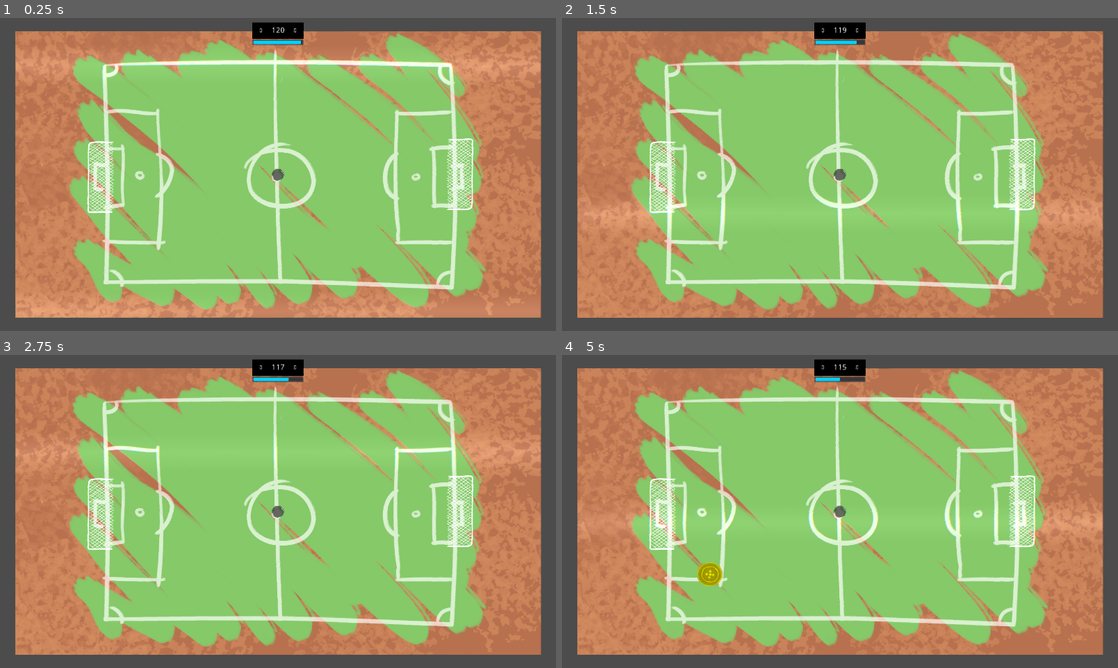
Above: before the commit, frames 1-4 (two rows, left to right).
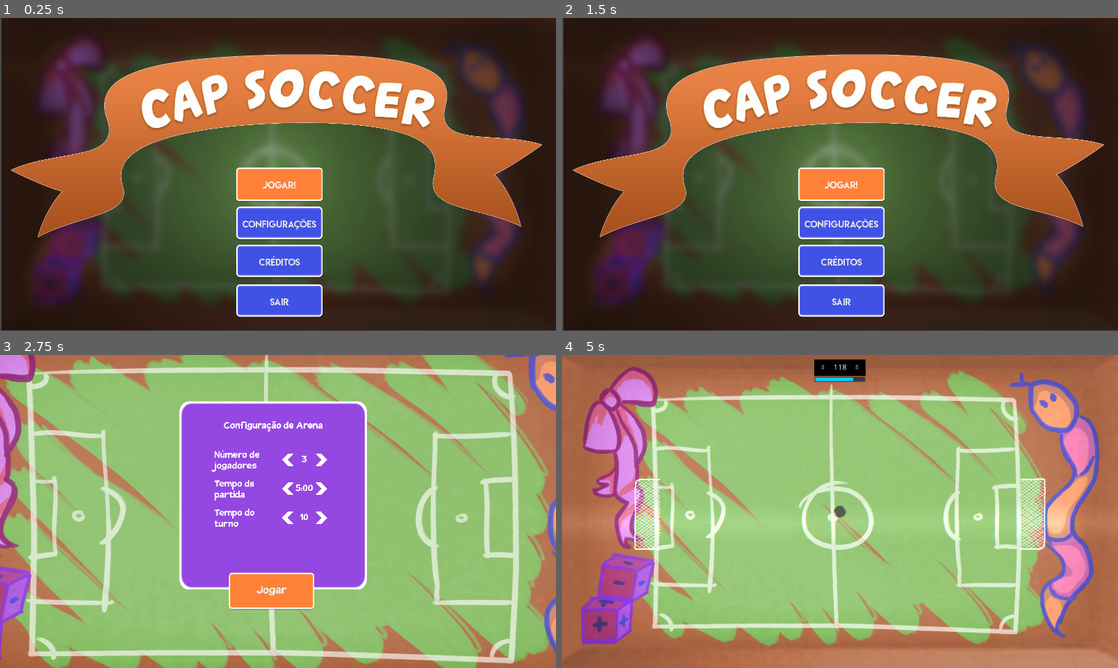
Above: after the commit, the same moments.

Repository: wendeljeske20/CapSoccer
Game: Godot game, scene res://Scenes/Menu.tscn
The game is run twice, just before and just after one commit, with the same random seed, the same clock (stepped at 60 frames per second) and the same inputs. Before the commit the project starts from res://Scenes/Match.tscn.
Inputs (mouse positions are in pixels of both pictures, inside the frame that each line leads up to):
- Up to frame 1 (0.25 s): no input
- Up to frame 2 (1.5 s): click (840, 224) at 0.5 s, where only the run after the commit has a clickable "Configurações"; click (623, 290) at 1.25 s, where only the run after the commit has a clickable "Voltar"
- Up to frame 3 (2.75 s): click (278, 520) at 2 s, where only the run after the commit has a clickable "Jogar!"
- Up to frame 4 (5 s): click (834, 592) at 2.75 s, where only the run after the commit has a clickable "Jogar"

The runs differ from the first frame. In frame 1, 99% of the frame differs, in the area x 0-100%, y 0-100%; in frame 2, 99%; in frame 3, 73%; in frame 4, 43%.
Error in both runs: Attempt to call function 'add_child' in base 'null instance' on a null instance. (res://Scripts/Player.gd:34)

Commit message:
Changing all screen. BETA ON THE WAY

Diff:
--- /dev/null
+++ b/ButtonArrowTheme.tres
@@ -0,0 +1,36 @@
+[gd_resource type="Theme" load_steps=7 format=2]
+
+[ext_resource path="res://Sprites/seta-c-sombra.png" type="Texture" id=1]
+
+[sub_resource type="StyleBoxTexture" id=1]
+texture = ExtResource( 1 )
+region_rect = Rect2( 0, 0, 48, 52 )
+
+[sub_resource type="StyleBoxTexture" id=2]
+texture = ExtResource( 1 )
+region_rect = Rect2( 0, 0, 48, 52 )
+
+[sub_resource type="StyleBoxTexture" id=3]
+texture = ExtResource( 1 )
+region_rect = Rect2( 0, 0, 48, 52 )
+
+[sub_resource type="StyleBoxTexture" id=4]
+texture = ExtResource( 1 )
+region_rect = Rect2( 0, 0, 48, 52 )
+
+[sub_resource type="StyleBoxTexture" id=5]
+texture = ExtResource( 1 )
+region_rect = Rect2( 0, 0, 48, 52 )
+
+[resource]
+Button/colors/font_color = Color( 0.878431, 0.878431, 0.878431, 1 )
+Button/colors/font_color_disabled = Color( 0.9, 0.9, 0.9, 0.2 )
+Button/colors/font_color_hover = Color( 1, 0.701961, 0, 1 )
+Button/colors/font_color_pressed = Color( 1, 0.423529, 0, 1 )
+Button/constants/hseparation = 2
+Button/fonts/font = null
+Button/styles/disabled = SubResource( 1 )
+Button/styles/focus = SubResource( 2 )
+Button/styles/hover = SubResource( 3 )
+Button/styles/normal = SubResource( 4 )
+Button/styles/pressed = SubResource( 5 )
--- /dev/null
+++ b/ButtonTheme.tres
@@ -0,0 +1,35 @@
+[gd_resource type="Theme" load_steps=9 format=2]
+
+[ext_resource path="res://Fonts/LemonMilk.otf" type="DynamicFontData" id=1]
+[ext_resource path="res://Sprites/botao_focado.png" type="Texture" id=2]
+[ext_resource path="res://Sprites/botao_normal.png" type="Texture" id=3]
+[ext_resource path="res://Sprites/botao_pressionado.png" type="Texture" id=4]
+
+[sub_resource type="DynamicFont" id=1]
+size = 30
+font_data = ExtResource( 1 )
+
+[sub_resource type="StyleBoxTexture" id=2]
+texture = ExtResource( 2 )
+region_rect = Rect2( 0, 0, 448, 177 )
+
+[sub_resource type="StyleBoxTexture" id=3]
+texture = ExtResource( 3 )
+region_rect = Rect2( 0, 0, 364, 117 )
+
+[sub_resource type="StyleBoxTexture" id=4]
+texture = ExtResource( 4 )
+region_rect = Rect2( 0, 0, 448, 177 )
+
+[resource]
+Button/colors/font_color = Color( 0.878431, 0.878431, 0.878431, 1 )
+Button/colors/font_color_disabled = Color( 0.9, 0.9, 0.9, 0.2 )
+Button/colors/font_color_hover = Color( 0.941176, 0.941176, 0.941176, 1 )
+Button/colors/font_color_pressed = Color( 1, 1, 1, 1 )
+Button/constants/hseparation = 0
+Button/fonts/font = SubResource( 1 )
+Button/styles/disabled = null
+Button/styles/focus = SubResource( 2 )
+Button/styles/hover = null
+Button/styles/normal = SubResource( 3 )
+Button/styles/pressed = SubResource( 4 )
--- a/Scenes/ArenaSelect.tscn
+++ b/Scenes/ArenaSelect.tscn
@@ -1,11 +1,18 @@
-[gd_scene load_steps=6 format=2]
+[gd_scene load_steps=10 format=2]
 
 [ext_resource path="res://Scripts/ArenaSelect.gd" type="Script" id=1]
 [ext_resource path="res://Sprites/mesa_1.png" type="Texture" id=2]
-[ext_resource path="res://default_theme.tres" type="Theme" id=3]
-[ext_resource path="res://Fonts/dynamicFont.tres" type="DynamicFont" id=4]
+[ext_resource path="res://Sprites/ui_base.png" type="Texture" id=3]
+[ext_resource path="res://ButtonTheme.tres" type="Theme" id=4]
+[ext_resource path="res://Fonts/dynamicFont.tres" type="DynamicFont" id=5]
+[ext_resource path="res://default_theme.tres" type="Theme" id=6]
+[ext_resource path="res://ButtonArrowTheme.tres" type="Theme" id=7]
 
 [sub_resource type="Theme" id=1]
+
+[sub_resource type="StyleBoxTexture" id=2]
+texture = ExtResource( 3 )
+region_rect = Rect2( 0, 0, 380, 363 )
 
 [node name="ArenaSelect" type="Panel"]
 margin_left = 165.774
@@ -21,57 +28,58 @@
 texture = ExtResource( 2 )
 
 [node name="Panel" type="Panel" parent="."]
-self_modulate = Color( 0.00784314, 0.160784, 0.45098, 1 )
 margin_left = 454.226
 margin_top = 2.0
 margin_right = 1101.23
-margin_bottom = 733.0
-theme = ExtResource( 3 )
+margin_bottom = 650.0
+custom_styles/panel = SubResource( 2 )
 
 [node name="PlayButton" type="Button" parent="Panel"]
 anchor_left = 0.5
 anchor_top = 0.5
 anchor_right = 0.5
 anchor_bottom = 0.5
-margin_left = -122.539
-margin_top = 213.235
-margin_right = 127.461
-margin_bottom = 323.235
+margin_left = -153.021
+margin_top = 267.013
+margin_right = 96.979
+margin_bottom = 377.013
+rect_scale = Vector2( 1.18347, 1.18347 )
 rect_pivot_offset = Vector2( 0.5, 0.5 )
-theme = ExtResource( 3 )
-custom_fonts/font = ExtResource( 4 )
+theme = ExtResource( 4 )
+custom_fonts/font = ExtResource( 5 )
 text = "Jogar"
 
 [node name="ArenaLabel" type="Label" parent="Panel"]
-margin_left = 220.0
-margin_top = 49.8373
-margin_right = 445.0
-margin_bottom = 122.837
-custom_fonts/font = ExtResource( 4 )
-text = "Arena"
+margin_top = 50.0
+margin_right = 647.0
+margin_bottom = 123.0
+custom_fonts/font = ExtResource( 5 )
+text = "Configuração de Arena"
 align = 1
 valign = 1
 
 [node name="ArenaLeftButton" type="Button" parent="Panel"]
+visible = false
 margin_left = 180.0
 margin_top = 60.1584
 margin_right = 220.0
 margin_bottom = 103.158
-theme = ExtResource( 3 )
+theme = ExtResource( 6 )
 
 [node name="ArenaRightButton" type="Button" parent="Panel"]
+visible = false
 margin_left = 450.0
 margin_top = 60.1584
 margin_right = 490.0
 margin_bottom = 103.158
-theme = ExtResource( 3 )
+theme = ExtResource( 6 )
 
 [node name="PlayersAmountLabel" type="Label" parent="Panel"]
 margin_left = 120.0
 margin_top = 169.837
 margin_right = 345.0
 margin_bottom = 242.837
-custom_fonts/font = ExtResource( 4 )
+custom_fonts/font = ExtResource( 5 )
 text = "Número de
 jogadores"
 
@@ -80,31 +88,32 @@
 margin_top = 179.516
 margin_right = 459.539
 margin_bottom = 219.516
-theme = ExtResource( 3 )
+theme = ExtResource( 6 )
 text = "3"
 align = 1
 valign = 2
 
 [node name="PlayersAmountLeftButton" type="Button" parent="Panel"]
-margin_left = 350.461
+margin_left = 393.619
 margin_top = 179.516
-margin_right = 390.461
+margin_right = 433.619
 margin_bottom = 222.516
-theme = ExtResource( 3 )
+rect_scale = Vector2( -1, 1 )
+theme = ExtResource( 7 )
 
 [node name="PlayersAmountRightButton" type="Button" parent="Panel"]
 margin_left = 470.0
 margin_top = 179.837
 margin_right = 510.0
 margin_bottom = 222.837
-theme = ExtResource( 3 )
+theme = ExtResource( 7 )
 
 [node name="MatchTimeLabel" type="Label" parent="Panel"]
 margin_left = 120.0
 margin_top = 269.837
 margin_right = 345.0
 margin_bottom = 342.837
-custom_fonts/font = ExtResource( 4 )
+custom_fonts/font = ExtResource( 5 )
 text = "Tempo da
 partida"
 
@@ -113,31 +122,32 @@
 margin_top = 279.837
 margin_right = 461.461
 margin_bottom = 319.837
-theme = ExtResource( 3 )
+theme = ExtResource( 6 )
 text = "5:00"
 align = 1
 valign = 2
 
 [node name="MatchTimeLeftButton" type="Button" parent="Panel"]
-margin_left = 350.461
+margin_left = 393.619
 margin_top = 279.837
-margin_right = 390.461
+margin_right = 433.619
 margin_bottom = 322.837
-theme = ExtResource( 3 )
+rect_scale = Vector2( -1, 1 )
+theme = ExtResource( 7 )
 
 [node name="MatchTimeRightButton" type="Button" parent="Panel"]
 margin_left = 470.461
 margin_top = 279.837
 margin_right = 510.461
 margin_bottom = 322.837
-theme = ExtResource( 3 )
+theme = ExtResource( 7 )
 
 [node name="TurnTimeLabel" type="Label" parent="Panel"]
 margin_left = 120.0
 margin_top = 369.837
 margin_right = 345.0
 margin_bottom = 442.837
-custom_fonts/font = ExtResource( 4 )
+custom_fonts/font = ExtResource( 5 )
 text = "Tempo do
 turno"
 
@@ -146,21 +156,22 @@
 margin_top = 380.516
 margin_right = 459.539
 margin_bottom = 420.516
-theme = ExtResource( 3 )
+theme = ExtResource( 6 )
 text = "10"
 align = 1
 valign = 2
 
 [node name="TurnTimeLeftButton" type="Button" parent="Panel"]
-margin_left = 350.0
+margin_left = 393.158
 margin_top = 379.837
-margin_right = 390.0
+margin_right = 433.158
 margin_bottom = 422.837
-theme = ExtResource( 3 )
+rect_scale = Vector2( -1, 1 )
+theme = ExtResource( 7 )
 
 [node name="TurnTimeRightButton" type="Button" parent="Panel"]
 margin_left = 470.0
 margin_top = 380.516
 margin_right = 510.0
 margin_bottom = 423.516
-theme = ExtResource( 3 )
+theme = ExtResource( 7 )
--- a/Scenes/Configurations.tscn
+++ b/Scenes/Configurations.tscn
@@ -1,12 +1,19 @@
-[gd_scene load_steps=3 format=2]
+[gd_scene load_steps=6 format=2]
 
-[ext_resource path="res://Scenes/Configurations.gd" type="Script" id=1]
-[ext_resource path="res://Fonts/dynamicFont.tres" type="DynamicFont" id=2]
+[ext_resource path="res://Sprites/background.png" type="Texture" id=1]
+[ext_resource path="res://Scripts/Configurations.gd" type="Script" id=2]
+[ext_resource path="res://ButtonTheme.tres" type="Theme" id=3]
+[ext_resource path="res://Fonts/dynamicFont.tres" type="DynamicFont" id=4]
+
+[sub_resource type="StyleBoxTexture" id=1]
+texture = ExtResource( 1 )
+region_rect = Rect2( 0, 0, 3840, 2160 )
 
 [node name="Configurations" type="Panel"]
 margin_right = 1920.0
 margin_bottom = 1080.0
-script = ExtResource( 1 )
+custom_styles/panel = SubResource( 1 )
+script = ExtResource( 2 )
 
 [node name="BackButton" type="Button" parent="."]
 anchor_left = 0.5
@@ -18,5 +25,24 @@
 margin_right = -592.434
 margin_bottom = 457.655
 rect_pivot_offset = Vector2( 0.5, 0.5 )
-custom_fonts/font = ExtResource( 2 )
+theme = ExtResource( 3 )
+custom_fonts/font = ExtResource( 4 )
 text = "Voltar"
+
+[node name="Slider-Music" type="HSlider" parent="."]
+anchor_left = 0.5
+anchor_right = 0.5
+margin_left = -500.0
+margin_top = 268.105
+margin_right = 500.0
+margin_bottom = 385.105
+ticks_on_borders = true
+
+[node name="Slider-Audio" type="HSlider" parent="."]
+anchor_left = 0.5
+anchor_right = 0.5
+margin_left = -500.0
+margin_top = 496.845
+margin_right = 500.0
+margin_bottom = 512.845
+ticks_on_borders = true
--- a/Scenes/Field.tscn
+++ b/Scenes/Field.tscn
@@ -18,7 +18,6 @@
 [node name="Field" type="Node2D"]
 
 [node name="Field" type="RigidBody2D" parent="."]
-editor/display_folded = true
 position = Vector2( 0.307343, 0 )
 mode = 1
 physics_material_override = SubResource( 1 )
@@ -29,57 +28,59 @@
 texture = ExtResource( 1 )
 
 [node name="CollisionShape2D" type="CollisionShape2D" parent="Field"]
-position = Vector2( 0, -277.176 )
+position = Vector2( 0, -252.476 )
 shape = SubResource( 2 )
 
 [node name="CollisionShape2D2" type="CollisionShape2D" parent="Field"]
-position = Vector2( 0, 266.167 )
+position = Vector2( 0, 259.517 )
 shape = SubResource( 2 )
 
 [node name="CollisionShape2D3" type="CollisionShape2D" parent="Field"]
-position = Vector2( 414.618, 187.63 )
+position = Vector2( 382.318, 182.742 )
 rotation = 1.5708
 shape = SubResource( 3 )
 
 [node name="CollisionShape2D5" type="CollisionShape2D" parent="Field"]
-position = Vector2( -407.018, 195.053 )
+position = Vector2( -391.366, 183.6 )
 rotation = 1.5708
 shape = SubResource( 3 )
 
 [node name="CollisionShape2D4" type="CollisionShape2D" parent="Field"]
-position = Vector2( 413.804, -186.137 )
+position = Vector2( 381.504, -171.472 )
 rotation = 1.5708
 shape = SubResource( 3 )
 
 [node name="CollisionShape2D6" type="CollisionShape2D" parent="Field"]
-position = Vector2( -407.832, -179.836 )
+position = Vector2( -392.18, -171.345 )
 rotation = 1.5708
 shape = SubResource( 3 )
 
 [node name="CollisionShape2D7" type="CollisionShape2D" parent="Field"]
-position = Vector2( -401.395, -262.762 )
+position = Vector2( -385.743, -240.912 )
 rotation = 1.5708
 shape = SubResource( 4 )
 
 [node name="CollisionShape2D10" type="CollisionShape2D" parent="Field"]
-position = Vector2( 403.233, -248.101 )
+position = Vector2( 370.933, -226.251 )
 rotation = 1.5708
 shape = SubResource( 4 )
 
 [node name="CollisionShape2D8" type="CollisionShape2D" parent="Field"]
-position = Vector2( -393.25, 259.61 )
+position = Vector2( -377.598, 249.16 )
 rotation = 1.5708
 shape = SubResource( 4 )
 
 [node name="CollisionShape2D9" type="CollisionShape2D" parent="Field"]
-position = Vector2( 397.219, 260.424 )
+position = Vector2( 364.919, 249.974 )
 rotation = 1.5708
 shape = SubResource( 4 )
 
 [node name="GoalLeft" parent="." instance=ExtResource( 2 )]
-position = Vector2( -413.041, 5.91105 )
+position = Vector2( -403.288, 5.91105 )
+scale = Vector2( 0.896571, 0.896571 )
 isLeftSide = true
 
 [node name="GoalRight" parent="." instance=ExtResource( 2 )]
-position = Vector2( 424.378, 0 )
+position = Vector2( 403.288, 5.911 )
 rotation = 3.14159
+scale = Vector2( 0.897, 0.897 )
--- a/Scenes/Match.tscn
+++ b/Scenes/Match.tscn
@@ -9,6 +9,7 @@
 scale = Vector2( 1.31561, 1.31561 )
 
 [node name="Field" parent="." instance=ExtResource( 1 )]
+scale = Vector2( 1.1122, 1.1122 )
 
 [node name="Camera2D" type="Camera2D" parent="."]
 scale = Vector2( 0.998521, 1 )
@@ -25,3 +26,8 @@
 margin_bottom = 251.138
 
 [node name="OverlayShader" parent="." instance=ExtResource( 4 )]
+margin_left = -665.704
+margin_top = -398.759
+margin_right = 560.296
+margin_bottom = 293.241
+rect_scale = Vector2( 1.12488, 1.12488 )
--- a/Scenes/MatchManager.tscn
+++ b/Scenes/MatchManager.tscn
@@ -1,14 +1,13 @@
-[gd_scene load_steps=12 format=2]
+[gd_scene load_steps=11 format=2]
 
 [ext_resource path="res://Scripts/MatchManager.gd" type="Script" id=1]
 [ext_resource path="res://Scripts/MatchParameters.gd" type="Script" id=2]
-[ext_resource path="res://Scripts/ModifiersManager.gd" type="Script" id=3]
-[ext_resource path="res://Scripts/BallManager.gd" type="Script" id=4]
-[ext_resource path="res://Sprites/black.png" type="Texture" id=5]
-[ext_resource path="res://Scenes/Player.tscn" type="PackedScene" id=6]
-[ext_resource path="res://Sprites/botao_tampinha.png" type="Texture" id=7]
-[ext_resource path="res://Sprites/botao_tampinha_b.png" type="Texture" id=8]
-[ext_resource path="res://Scenes/Balls/Ball-Cap.tscn" type="PackedScene" id=9]
+[ext_resource path="res://Scripts/BallManager.gd" type="Script" id=3]
+[ext_resource path="res://Sprites/black.png" type="Texture" id=4]
+[ext_resource path="res://Scenes/Player.tscn" type="PackedScene" id=5]
+[ext_resource path="res://Sprites/botao_tampinha.png" type="Texture" id=6]
+[ext_resource path="res://Sprites/botao_tampinha_b.png" type="Texture" id=7]
+[ext_resource path="res://Scenes/Balls/Ball-Cap.tscn" type="PackedScene" id=8]
 
 [sub_resource type="StyleBoxFlat" id=1]
 bg_color = Color( 0, 0.831373, 1, 1 )
@@ -40,18 +39,15 @@
 wait_time = 10.0
 one_shot = true
 
-[node name="ModifiersManager" type="Node" parent="."]
+[node name="BallManager" type="Node" parent="."]
 script = ExtResource( 3 )
-
-[node name="BallManager" type="Node" parent="."]
-script = ExtResource( 4 )
 
 [node name="HudManager" type="Node2D" parent="."]
 
 [node name="ScorePanel" type="Sprite" parent="HudManager"]
 editor/display_folded = true
 position = Vector2( 0, -347.064 )
-texture = ExtResource( 5 )
+texture = ExtResource( 4 )
 
 [node name="TimeLabel" type="Label" parent="HudManager/ScorePanel"]
 anchor_right = 0.5
@@ -116,16 +112,16 @@
 text = "WE HAVE A WINNER!!!"
 uppercase = true
 
-[node name="Player1" parent="." instance=ExtResource( 6 )]
+[node name="Player1" parent="." instance=ExtResource( 5 )]
 position = Vector2( 0, -1 )
 playerID = "1"
+sprite_texture = ExtResource( 6 )
+
+[node name="Player2" parent="." instance=ExtResource( 5 )]
+playerID = "2"
 sprite_texture = ExtResource( 7 )
 
-[node name="Player2" parent="." instance=ExtResource( 6 )]
-playerID = "2"
-sprite_texture = ExtResource( 8 )
-
-[node name="Ball" parent="." instance=ExtResource( 9 )]
+[node name="Ball" parent="." instance=ExtResource( 8 )]
 physics_material_override = SubResource( 2 )
 
 [connection signal="timeout" from="MatchTimer" to="." method="_on_MatchTimer_timeout"]
--- a/Scenes/Menu.tscn
+++ b/Scenes/Menu.tscn
@@ -1,37 +1,45 @@
-[gd_scene load_steps=3 format=2]
+[gd_scene load_steps=6 format=2]
 
-[ext_resource path="res://Scripts/Menu.gd" type="Script" id=1]
-[ext_resource path="res://Fonts/dynamicFont.tres" type="DynamicFont" id=2]
+[ext_resource path="res://Sprites/background.png" type="Texture" id=1]
+[ext_resource path="res://Scripts/Menu.gd" type="Script" id=2]
+[ext_resource path="res://ButtonTheme.tres" type="Theme" id=3]
+[ext_resource path="res://Sprites/faixa.png" type="Texture" id=4]
+
+[sub_resource type="StyleBoxTexture" id=1]
+texture = ExtResource( 1 )
+region_rect = Rect2( 0, 0, 3840, 2160 )
 
 [node name="Menu" type="Panel"]
-margin_right = 1920.0
-margin_bottom = 1080.0
-script = ExtResource( 1 )
+margin_left = 4.54419
+margin_top = -2.27209
+margin_right = 1924.54
+margin_bottom = 1077.73
+custom_styles/panel = SubResource( 1 )
+script = ExtResource( 2 )
 
 [node name="StartButton" type="Button" parent="."]
 anchor_left = 0.5
-anchor_top = 0.5
 anchor_right = 0.5
-anchor_bottom = 0.5
+anchor_bottom = 1.0
 margin_left = -150.0
-margin_top = -40.0
+margin_top = 518.483
 margin_right = 150.0
-margin_bottom = 80.0
+margin_bottom = -441.517
 rect_pivot_offset = Vector2( 0.5, 0.5 )
-custom_fonts/font = ExtResource( 2 )
-text = "Jogar"
+theme = ExtResource( 3 )
+text = "Jogar!"
 
 [node name="ConfigurationsButton" type="Button" parent="."]
 anchor_left = 0.5
 anchor_top = 0.5
 anchor_right = 0.5
 anchor_bottom = 0.5
-margin_left = -125.0
-margin_top = 110.0
-margin_right = 125.0
-margin_bottom = 190.0
+margin_left = -150.0
+margin_top = 113.451
+margin_right = 150.0
+margin_bottom = 233.451
 rect_pivot_offset = Vector2( 0.5, 0.5 )
-custom_fonts/font = ExtResource( 2 )
+theme = ExtResource( 3 )
 text = "Configurações"
 
 [node name="CreditsButton" type="Button" parent="."]
@@ -39,12 +47,12 @@
 anchor_top = 0.5
 anchor_right = 0.5
 anchor_bottom = 0.5
-margin_left = -100.0
-margin_top = 220.0
-margin_right = 100.0
-margin_bottom = 300.0
+margin_left = -150.0
+margin_top = 244.129
+margin_right = 150.0
+margin_bottom = 364.129
 rect_pivot_offset = Vector2( 0.5, 0.5 )
-custom_fonts/font = ExtResource( 2 )
+theme = ExtResource( 3 )
 text = "Créditos"
 
 [node name="QuitButton" type="Button" parent="."]
@@ -52,10 +60,15 @@
 anchor_top = 0.5
 anchor_right = 0.5
 anchor_bottom = 0.5
-margin_left = -75.0
-margin_top = 330.0
-margin_right = 75.0
-margin_bottom = 410.0
+margin_left = -150.0
+margin_top = 381.268
+margin_right = 150.0
+margin_bottom = 501.268
 rect_pivot_offset = Vector2( 0.5, 0.5 )
-custom_fonts/font = ExtResource( 2 )
+theme = ExtResource( 3 )
 text = "Sair"
+
+[node name="Faixa" type="Sprite" parent="."]
+position = Vector2( 949.859, 443.24 )
+scale = Vector2( 0.554208, 0.554208 )
+texture = ExtResource( 4 )
--- a/Scenes/Pause.tscn
+++ b/Scenes/Pause.tscn
@@ -1,52 +1,90 @@
-[gd_scene load_steps=4 format=2]
+[gd_scene load_steps=6 format=2]
 
-[ext_resource path="res://Scripts/Pause.gd" type="Script" id=1]
-[ext_resource path="res://Fonts/dynamicFont.tres" type="DynamicFont" id=2]
+[ext_resource path="res://Sprites/ui_base.png" type="Texture" id=1]
+[ext_resource path="res://Scripts/Pause.gd" type="Script" id=2]
+[ext_resource path="res://ButtonTheme.tres" type="Theme" id=3]
+[ext_resource path="res://Fonts/dynamicFont.tres" type="DynamicFont" id=4]
 
 [sub_resource type="StyleBoxTexture" id=1]
+texture = ExtResource( 1 )
+region_rect = Rect2( 0, 0, 380, 363 )
 
 [node name="Pause" type="Panel"]
-margin_left = 324.0
-margin_top = 37.0
-margin_right = 701.0
-margin_bottom = 507.0
+anchor_left = 0.5
+anchor_top = 0.5
+anchor_right = 0.5
+anchor_bottom = 0.5
+margin_left = -249.0
+margin_top = -288.0
+margin_right = 249.0
+margin_bottom = 288.0
 custom_styles/panel = SubResource( 1 )
-script = ExtResource( 1 )
+script = ExtResource( 2 )
 
 [node name="ResumeButton" type="Button" parent="."]
-margin_left = 45.0
-margin_top = 93.544
-margin_right = 335.0
-margin_bottom = 150.544
-custom_fonts/font = ExtResource( 2 )
+anchor_left = 0.5
+anchor_top = 0.5
+anchor_right = 0.5
+anchor_bottom = 0.5
+margin_left = -145.0
+margin_top = -201.874
+margin_right = 145.0
+margin_bottom = -144.874
+rect_pivot_offset = Vector2( 214, 214.456 )
+theme = ExtResource( 3 )
+custom_fonts/font = ExtResource( 4 )
 text = "Retomar Partida"
 
 [node name="SoundEffectsVolumeSlider" type="HSlider" parent="."]
-margin_left = 68.545
-margin_top = 174.973
-margin_right = 297.545
-margin_bottom = 208.973
+anchor_left = 0.5
+anchor_top = 0.5
+anchor_right = 0.5
+anchor_bottom = 0.5
+margin_left = -114.5
+margin_top = -85.1809
+margin_right = 114.5
+margin_bottom = -51.1809
+rect_pivot_offset = Vector2( 190.455, 133.027 )
+theme = ExtResource( 3 )
 ticks_on_borders = true
 
 [node name="MusicVolumeSlider" type="HSlider" parent="."]
-margin_left = 68.545
-margin_top = 218.233
-margin_right = 297.545
-margin_bottom = 252.233
+anchor_left = 0.5
+anchor_top = 0.5
+anchor_right = 0.5
+anchor_bottom = 0.5
+margin_left = -114.5
+margin_top = -17.0
+margin_right = 114.5
+margin_bottom = 17.0
+rect_pivot_offset = Vector2( 190.455, 89.767 )
+theme = ExtResource( 3 )
 ticks_on_borders = true
 
 [node name="ArenaSelectButton" type="Button" parent="."]
-margin_left = 45.0
-margin_top = 267.257
-margin_right = 335.0
-margin_bottom = 324.257
-custom_fonts/font = ExtResource( 2 )
+anchor_left = 0.5
+anchor_top = 0.5
+anchor_right = 0.5
+anchor_bottom = 0.5
+margin_left = -145.0
+margin_top = 74.7455
+margin_right = 145.0
+margin_bottom = 131.745
+rect_pivot_offset = Vector2( 214, 40.743 )
+theme = ExtResource( 3 )
+custom_fonts/font = ExtResource( 4 )
 text = "Seleção de Arenas"
 
 [node name="QuitButton" type="Button" parent="."]
-margin_left = 45.0
-margin_top = 344.0
-margin_right = 335.0
-margin_bottom = 401.0
-custom_fonts/font = ExtResource( 2 )
+anchor_left = 0.5
+anchor_top = 0.5
+anchor_right = 0.5
+anchor_bottom = 0.5
+margin_left = -145.0
+margin_top = 170.199
+margin_right = 145.0
+margin_bottom = 227.199
+rect_pivot_offset = Vector2( 214, -36 )
+theme = ExtResource( 3 )
+custom_fonts/font = ExtResource( 4 )
 text = "Voltar ao Menu"
--- a/Scripts/Menu.gd
+++ b/Scripts/Menu.gd
@@ -15,6 +15,8 @@
 	#creditsButton.grab_focus()
 	quitButton.connect("pressed",self,"Quit")
 	quitButton.grab_focus()
+	#Não entendi o que tava acontecendo antes então só dei o focus aqui
+	startButton.grab_focus()
 
 func Play():
 	get_tree().change_scene("Scenes/ArenaSelect.tscn")
--- a/project.godot
+++ b/project.godot
@@ -16,7 +16,7 @@
 [application]
 
 config/name="CapSoccer"
-run/main_scene="res://Scenes/Match.tscn"
+run/main_scene="res://Scenes/Menu.tscn"
 config/icon="res://Sprites/icon.png"
 
 [display]
Binary file added: Fonts/LemonMilk.otf
Renamed: Scenes/Configurations.gd -> Scripts/Configurations.gd
Binary file added: Sprites/background.png
Not shown, added: Sprites/background.png.import
Binary file added: Sprites/botao_focado.png
Not shown, added: Sprites/botao_focado.png.import
Binary file added: Sprites/botao_normal.png
Not shown, added: Sprites/botao_normal.png.import
Binary file added: Sprites/botao_pressionado.png
Not shown, added: Sprites/botao_pressionado.png.import
Binary file added: Sprites/faixa.png
Not shown, added: Sprites/faixa.png.import
(and 5 more such lines)
